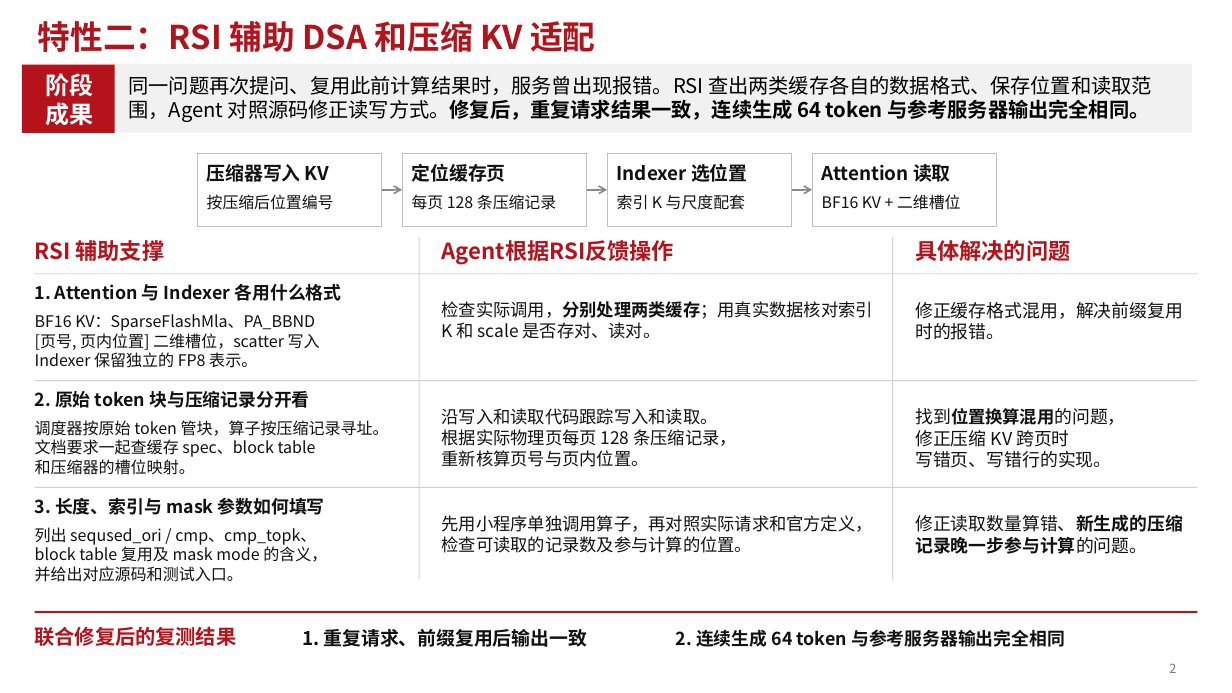
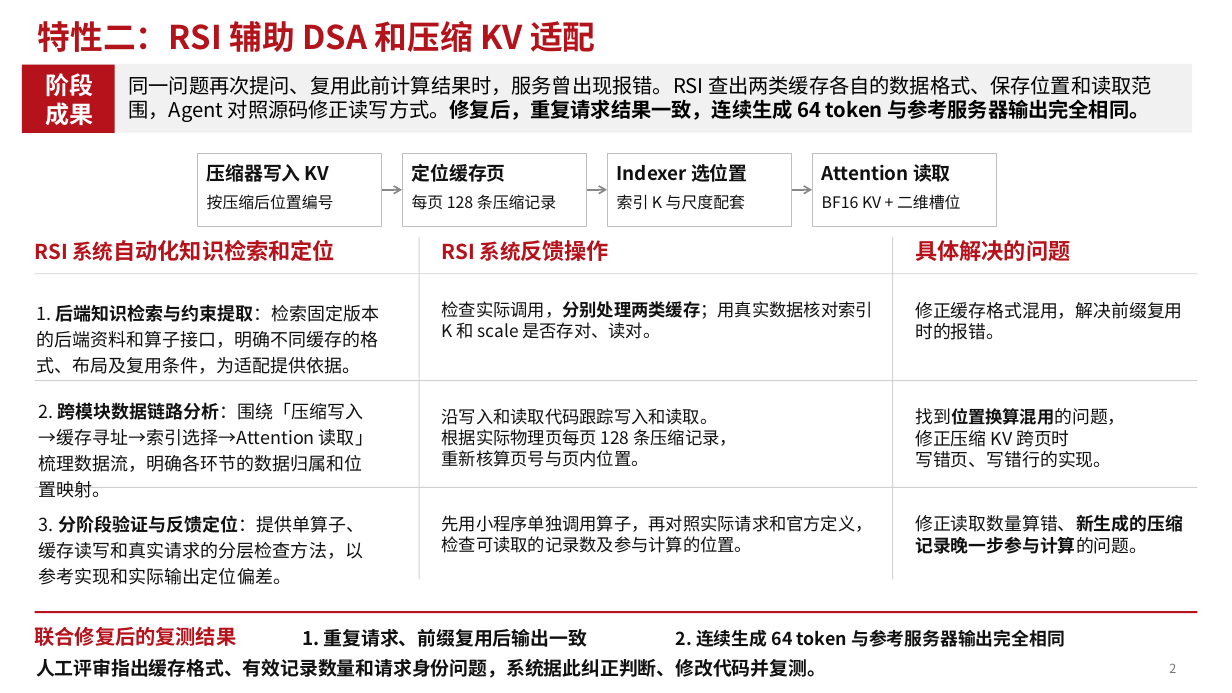
Before and after one commit to yzlbig/Picture-bed, a slide deck: slide 2 of RSI特性解决.pptx. Drawn at 1232x693 pixels with LibreOffice and Linux fonts; fonts in the diff are those of the drawing. Boxes give left, top, right and bottom in pixels: in the first picture for what was removed or moved away, otherwise in the second. Text is boxed around its words. In the diff, an @@ line names an element or a change of style, - is before the commit and + after.

```diff
--- a/RSI特性解决.pptx
+++ b/RSI特性解决.pptx
@@ text at <box>35,240,335,261</box>: text changed @@
-RSI 辅助支撑
+RSI 系统自动化知识检索和定位
@@ text at <box>442,240,610,261</box>: text changed; size 17.2 to 16 pt @@
-Agent根据RSI反馈操作
+RSI 系统反馈操作
@@ table added at <box>27,295,396,378</box>, 1 rows, 1 columns @@
+1. 后端知识检索与约束提取：检索固定版本的后端资料和算子接口，明确不同缓存的格式、布局及复用条件，为适配提供依据。
@@ text removed at <box>35,284,342,301</box> @@
-1. Attention 与 Indexer 各用什么格式
@@ text removed at <box>35,314,320,368</box> @@
-BF16 KV：SparseFlashMla、PA_BBND
-[页号, 页内位置] 二维槽位，scatter 写入
-Indexer 保留独立的 FP8 表示。
@@ table added at <box>30,393,384,502</box>, 1 rows, 1 columns @@
+2. 跨模块数据链路分析：围绕「压缩写入→缓存寻址→索引选择→Attention 读取」梳理数据流，明确各环节的数据归属和位置映射。
@@ text removed at <box>35,391,309,408</box> @@
-2. 原始 token 块与压缩记录分开看
@@ text removed at <box>35,420,389,475</box> @@
-调度器按原始 token 管块，算子按压缩记录寻址。
-文档要求一起查缓存 spec、block table
-和压缩器的槽位映射。
@@ table added at <box>30,506,384,589</box>, 1 rows, 1 columns @@
+3. 分阶段验证与反馈定位：提供单算子、缓存读写和真实请求的分层检查方法，以参考实现和实际输出定位偏差。
@@ text removed at <box>35,497,325,515</box> @@
-3. 长度、索引与 mask 参数如何填写
@@ text removed at <box>35,527,327,582</box> @@
-列出 seqused_ori / cmp、cmp_topk、
-block table 复用及 mask mode 的含义，
-并给出对应源码和测试入口。
@@ text added at <box>36,659,826,678</box>, 14.6 pt, text #111111, bold @@
+人工评审指出缓存格式、有效记录数量和请求身份问题，系统据此纠正判断、修改代码并复测。
```
Also in this commit, not shown: 2 other slides changed.
